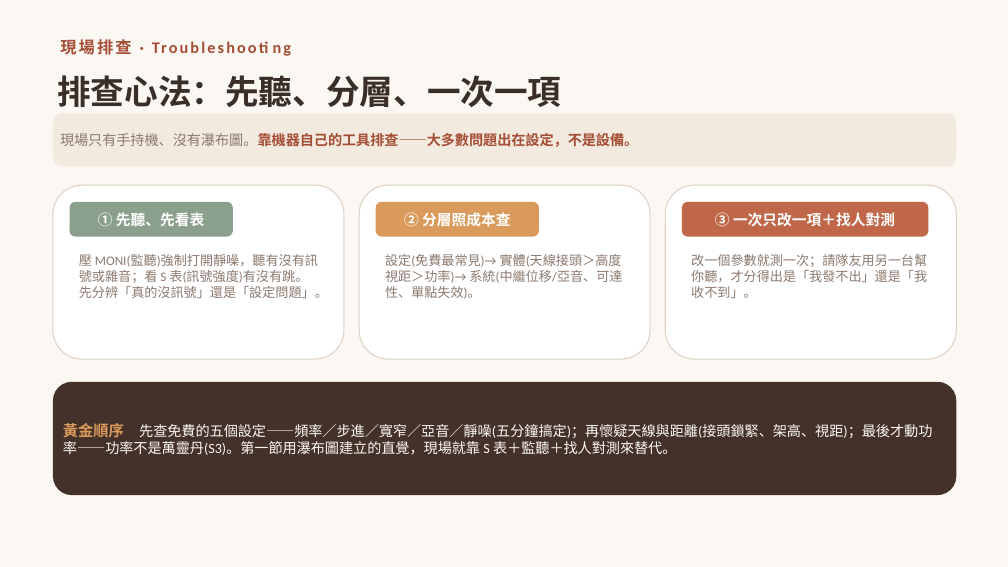
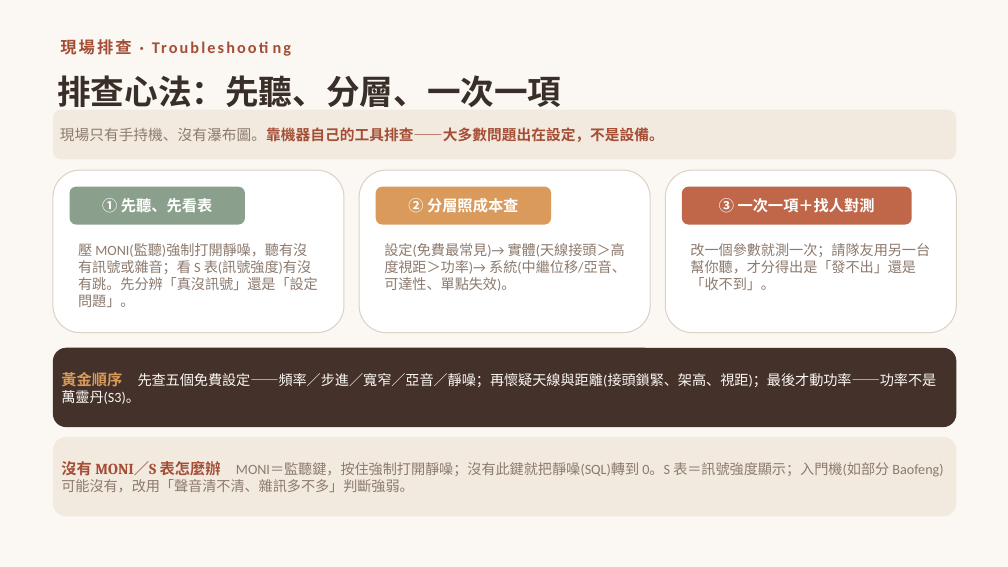
Before and after one commit to winson3QQ/Radio-Advanced, a slide deck: slide 42 of 投影片/進階無線電_課程投影片.pptx. Drawn at 1008x567 pixels with LibreOffice and Linux fonts; fonts in the diff are those of the drawing. Boxes give left, top, right and bottom in pixels: in the first picture for what was removed or moved away, otherwise in the second. Text is boxed around its words. In the diff, an @@ line names an element or a change of style, - is before the commit and + after.

```diff
--- a/投影片/進階無線電_課程投影片.pptx
+++ b/投影片/進階無線電_課程投影片.pptx
@@ rounded rectangle "現場只有手持機、沒有瀑布圖。靠機器自己的工具排查——大多數問題出在設定，不是設備。" moved from (x1=53, y1=113, x2=957, y2=166) to (x1=53, y1=110, x2=957, y2=160) @@
@@ rounded rectangle "現場只有手持機、沒有瀑布圖。靠機器自己的工具排查——大多數問題出在設定，不是設備。" at (x1=53, y1=110, x2=957, y2=160): size 13.5 to 14 pt @@
@@ rounded rectangle resized from (x1=53, y1=185, x2=344, y2=359) to (x1=53, y1=170, x2=344, y2=333) @@
@@ rounded rectangle resized from (x1=359, y1=185, x2=650, y2=359) to (x1=359, y1=170, x2=650, y2=333) @@
@@ rounded rectangle resized from (x1=665, y1=185, x2=957, y2=359) to (x1=665, y1=170, x2=957, y2=333) @@
@@ rounded rectangle "① 先聽、先看表" at (x1=70, y1=187, x2=245, y2=225): size 14 to 14.5 pt @@
@@ rounded rectangle "① 先聽、先看表" resized from (x1=70, y1=202, x2=233, y2=237) to (x1=70, y1=187, x2=245, y2=225) @@
@@ rounded rectangle "② 分層照成本查" resized from (x1=376, y1=202, x2=539, y2=237) to (x1=376, y1=187, x2=551, y2=225) @@
@@ rounded rectangle "② 分層照成本查" at (x1=376, y1=187, x2=551, y2=225): size 14 to 14.5 pt @@
@@ rounded rectangle "③ 一次一項＋找人對測" resized from (x1=682, y1=202, x2=929, y2=237) to (x1=682, y1=187, x2=912, y2=225) @@
@@ text in rounded rectangle at (x1=719, y1=198, x2=875, y2=213): text changed; size 14 to 14.5 pt @@
-③ 一次只改一項＋找人對測
+③ 一次一項＋找人對測
@@ text "設定(免費最常見)→ 實體(天線接頭＞高度視距＞功率)→ 系統(中繼位移/亞音、可達性、單點失效)。" moved from (x1=385, y1=254, x2=622, y2=299) to (x1=384, y1=243, x2=626, y2=291) @@
@@ text "設定(免費最常見)→ 實體(天線接頭＞高度視距＞功率)→ 系統(中繼位移/亞音、可達性、單點失效)。" at (x1=384, y1=243, x2=626, y2=291): size 12.5 to 13.5 pt @@
@@ text at (x1=78, y1=243, x2=318, y2=307): text changed; size 12.5 to 13.5 pt @@
-壓 MONI(監聽)強制打開靜噪，聽有沒有訊號或雜音；看 S 表(訊號強度)有沒有跳。先分辨「真的沒訊號」還是「設定問題」。
+壓 MONI(監聽)強制打開靜噪，聽有沒有訊號或雜音；看 S 表(訊號強度)有沒有跳。先分辨「真沒訊號」還是「設定問題」。
@@ text at (x1=690, y1=243, x2=930, y2=290): text changed; size 12.5 to 13.5 pt @@
-改一個參數就測一次；請隊友用另一台幫你聽，才分得出是「我發不出」還是「我收不到」。
+改一個參數就測一次；請隊友用另一台幫你聽，才分得出是「發不出」還是「收不到」。
@@ rounded rectangle "黃金順序 先查五個免費設定——頻率／步進／寬窄／亞音／靜噪；再懷疑天線與距離(接頭鎖緊、架高、視距)；最後才動功率——功 ..." resized from (x1=53, y1=382, x2=957, y2=495) to (x1=53, y1=348, x2=957, y2=427) @@
@@ text in rounded rectangle at (x1=61, y1=372, x2=937, y2=404): text changed @@
-黃金順序 先查免費的五個設定——頻率／步進／寬窄／亞音／靜噪(五分鐘搞定)；再懷疑天線與距離(接頭鎖緊、架高、視距)；最後才動功率——功率不是萬靈丹(S3)。第一節用瀑布圖建立的直覺，現場就靠 S 表＋監聽＋找人對測來替代。
+黃金順序 先查五個免費設定——頻率／步進／寬窄／亞音／靜噪；再懷疑天線與距離(接頭鎖緊、架高、視距)；最後才動功率——功率不是萬靈丹(S3)。
@@ rounded rectangle added at (x1=53, y1=437, x2=957, y2=516), fill #F3EADF, 13.5 pt, text #8C7A6E @@
+沒有 MONI／S 表怎麼辦 MONI＝監聽鍵，按住強制打開靜噪；沒有此鍵就把靜噪(SQL)轉到 0。S 表＝訊號強度顯示；入門機(如部分 Baofeng)可能沒有，改用「聲音清不清、雜訊多不多」判斷強弱。
```
Also in this commit, not shown: 2 other slides changed.
